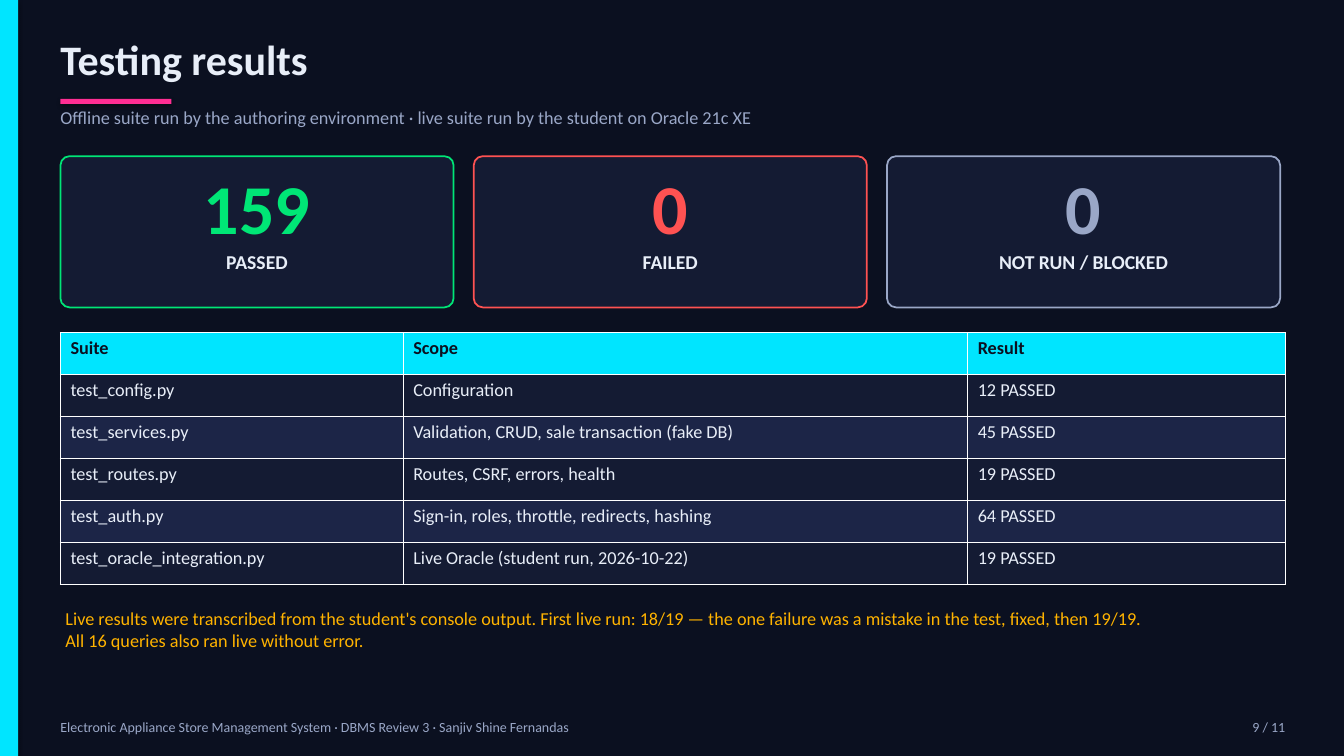
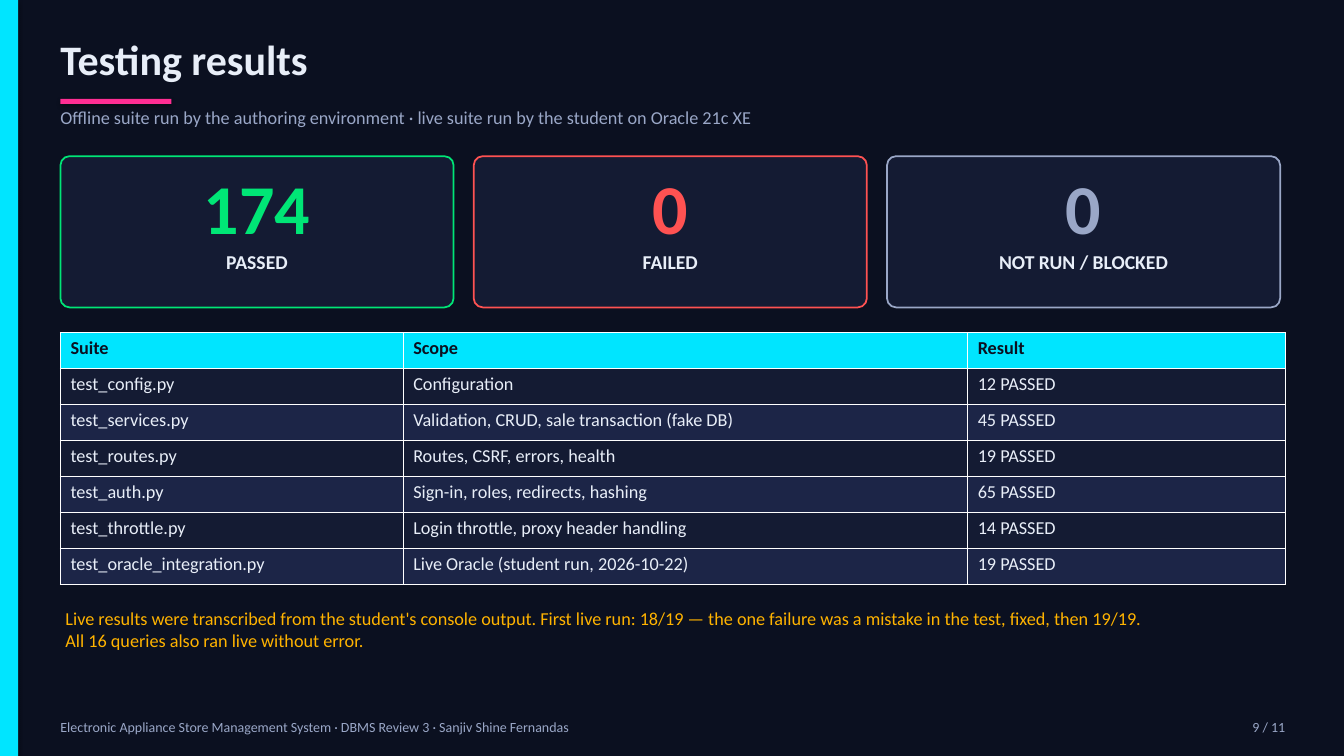
Before and after one commit to sanjiv283/Electronic_Appliance_Store_Manager, a slide deck: slide 9 of docs/Review_3_Presentation.pptx. Drawn at 1344x756 pixels with LibreOffice and Linux fonts; fonts in the diff are those of the drawing. Boxes give left, top, right and bottom in pixels: in the first picture for what was removed or moved away, otherwise in the second. Text is boxed around its words. In the diff, an @@ line names an element or a change of style, - is before the commit and + after.

```diff
--- a/docs/Review_3_Presentation.pptx
+++ b/docs/Review_3_Presentation.pptx
@@ text at box(204, 188, 310, 234): text changed @@
-159
+174
@@ table at box(60, 333, 1286, 585) @@
-row 5: test_auth.py | Sign-in, roles, throttle, redirects, hashing | 64 PASSED
+row 5: test_auth.py | Sign-in, roles, redirects, hashing | 65 PASSED
+row 6: test_throttle.py | Login throttle, proxy header handling | 14 PASSED
```
Also in this commit, not shown: 2 other slides changed, 15 other files.
